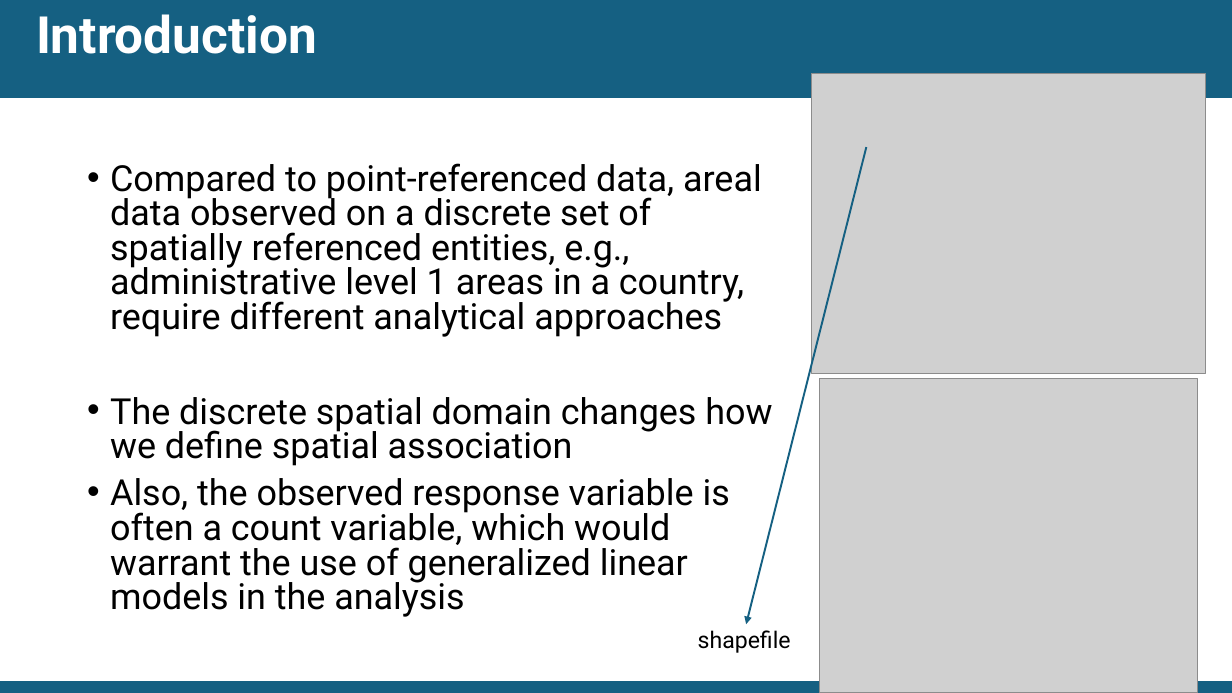
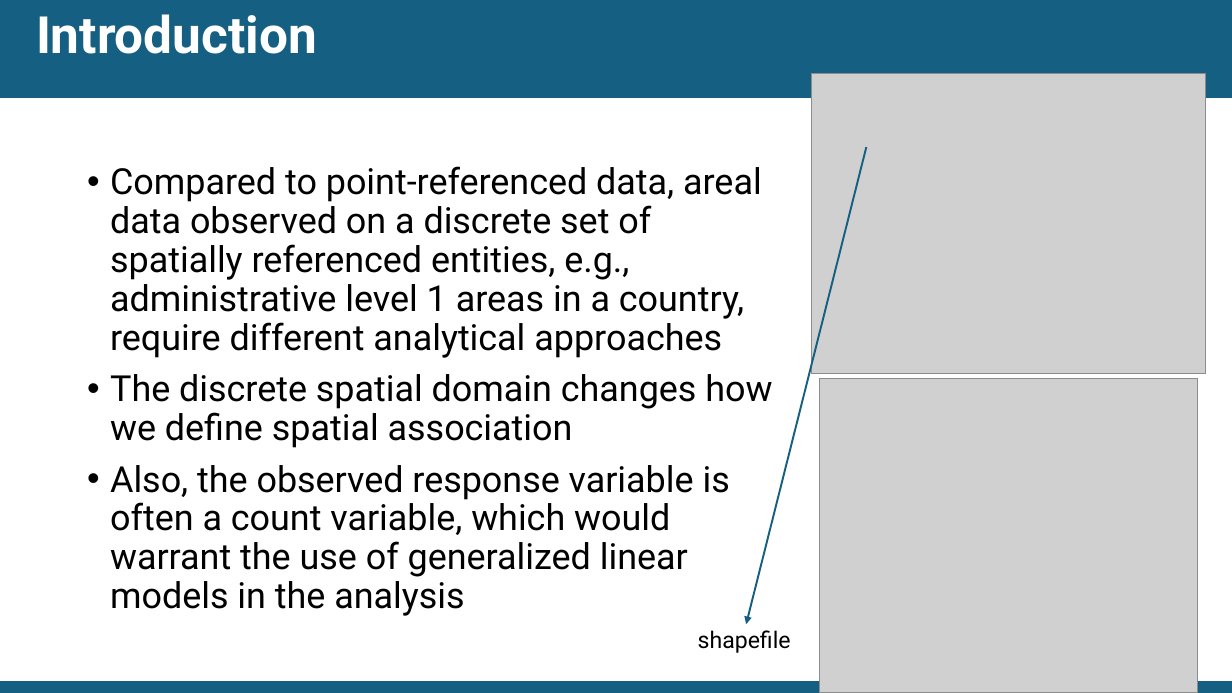
Before and after one commit to EdsonUtazi/CISON_Workshop_Nigeria, a slide deck: slide 3 of Day 1 files/Areal data analysis.pptx. Drawn at 1232x693 pixels with LibreOffice and Linux fonts; fonts in the diff are those of the drawing; grey boxes stand for pictures. Boxes give left, top, right and bottom in pixels: in the first picture for what was removed or moved away, otherwise in the second. Text is boxed around its words. In the diff, an @@ line names an element or a change of style, - is before the commit and + after.

Commit message:
Updated areal data analysis

```diff
--- a/Day 1 files/Areal data analysis.pptx
+++ b/Day 1 files/Areal data analysis.pptx
@@ text "Compared to point-referenced data, areal ..." at (110,166,772,616): line spacing 0.8 to 0.9 @@
```
Also in this commit, not shown: 3 other slides changed.
